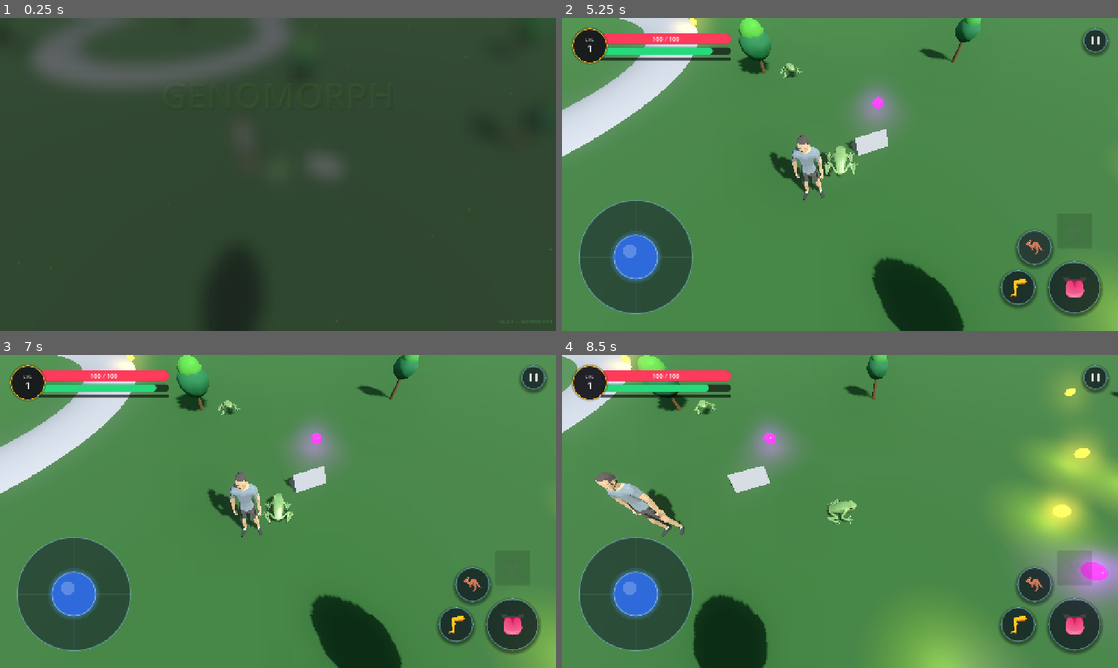
Above: before the commit, frames 1-4 (two rows, left to right).
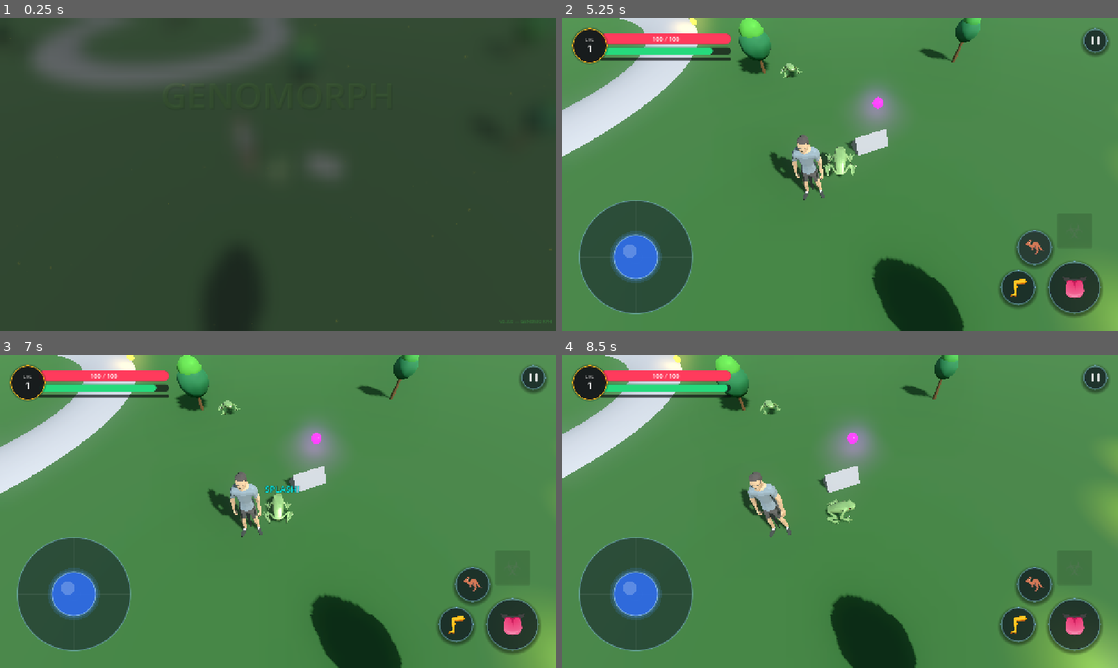
Above: after the commit, the same moments.

Repository: TradsKraken/GENOMORPH-
Game: Godot game, scene res://ui/main_menu.tscn
Two runs of this game, one before a commit and one after it. Both use one fixed random seed, a clock stepped at 60 frames per second and the inputs below.
Inputs (mouse positions are in pixels of both pictures, inside the frame that each line leads up to):
- Up to frame 1 (0.25 s): no input
- Up to frame 2 (5.25 s): tap Enter (ui_accept) at 0.5 s; move the mouse to (962, 158) at 0.52 s; hold Right (ui_right) 0.53-1.25 s; hold Enter (ui_accept) 0.53-1.25 s; click (962, 158) at 0.67 s; click "PLAY GAME" at 1.25 s; click "PLAY GAME" at 2 s; drag from (728, 190) to (812, 237) at 2.77 s; click "👅" at 3.5 s; click "🦵" at 4.25 s; click "🦘" at 5 s
- Up to frame 3 (7 s): click (533, 376) at 5.75 s; click "Resume Game" at 6.5 s
- Up to frame 4 (8.5 s): move the mouse to (895, 442) at 7.27 s; hold Right (ui_right) 7.28-8 s; hold Enter (ui_accept) 7.28-8 s; click (895, 442) at 7.42 s; drag from (812, 574) to (673, 464) at 8.02 s

The runs differ from the first frame. In frame 2, 0.1% of the frame differs, in the area x 45-54%, y 40-51%; in frame 3, 0.1%; in frame 4, 28%, in the area x 0-100%, y 0-100%.

Commit message:
feat: implement enemy swarm system with spawner and basic mosquito behaviors

Diff:
--- /dev/null
+++ b/enemies/enemy_base.gd
@@ -0,0 +1,68 @@
+class_name EnemyBase
+extends CharacterBody3D
+
+@export var max_health: float = 50.0
+@export var speed: float = 2.0
+@export var exp_value: float = 10.0
+
+var health: float
+var is_dead: bool = false
+var target: Node3D = null
+
+func _ready() -> void:
+	health = max_health
+	add_to_group("enemies")
+
+	# Find player target
+	var players = get_tree().get_nodes_in_group("player")
+	if players.size() > 0:
+		target = players[0]
+
+func take_damage(amount: float) -> void:
+	if is_dead:
+		return
+
+	health -= amount
+	_show_damage_text(amount)
+
+	if health <= 0:
+		die()
+
+func die() -> void:
+	if is_dead: return
+	is_dead = true
+
+	_spawn_exp_orb()
+	queue_free()
+
+func _physics_process(delta: float) -> void:
+	if is_dead:
+		return
+
+	# Retarget if needed
+	if target == null:
+		var players = get_tree().get_nodes_in_group("player")
+		if players.size() > 0:
+			target = players[0]
+
+	_process_movement(delta)
+
+# Virtual function to be overridden by subclasses
+func _process_movement(_delta: float) -> void:
+	pass
+
+func _spawn_exp_orb() -> void:
+	var exp_script = load("res://levels/exp_orb.gd")
+	if exp_script:
+		var orb = Area3D.new()
+		orb.set_script(exp_script)
+		orb.global_position = global_position
+		get_tree().current_scene.call_deferred("add_child", orb)
+
+func _show_damage_text(amount: float) -> void:
+	var hud := get_tree().get_first_node_in_group("hud")
+	if hud and hud.has_method("show_float_text"):
+		var cam := get_viewport().get_camera_3d()
+		if cam:
+			var scr := cam.unproject_position(global_position + Vector3(0, 1.0, 0))
+			hud.show_float_text(str(round(amount)), scr, Color.WHITE)
--- /dev/null
+++ b/enemies/enemy_spawner.gd
@@ -0,0 +1,57 @@
+class_name EnemySpawner
+extends Node3D
+
+@export var enemy_scene: PackedScene
+@export var respawn_delay: float = 3.0
+
+## Set to 0 for infinite spawns. Set to a positive number (e.g. 3) to clear a nest after 3 kills.
+@export var max_spawns: int = 0
+
+var _spawn_count: int = 0
+var _current_enemy: Node3D = null
+
+func _ready() -> void:
+	_spawn_enemy()
+
+func _spawn_enemy() -> void:
+	if enemy_scene == null:
+		return
+
+	# Check if we reached the maximum spawn limit for this nest
+	if max_spawns > 0 and _spawn_count >= max_spawns:
+		_on_nest_cleared()
+		return
+
+	_current_enemy = enemy_scene.instantiate()
+	_current_enemy.global_position = global_position
+	get_tree().current_scene.call_deferred("add_child", _current_enemy)
+
+	_spawn_count += 1
+
+	# Listen for when the enemy is destroyed (killed)
+	_current_enemy.tree_exited.connect(_on_enemy_died)
+
+func _on_enemy_died() -> void:
+	# If the level is reloading, the spawner is not in the tree anymore, so ignore it
+	if not is_inside_tree():
+		return
+
+	var tree = get_tree()
+	if tree == null:
+		return
+
+	# Start respawn timer
+	var timer = tree.create_timer(respawn_delay)
+	timer.timeout.connect(_spawn_enemy)
+
+func _on_nest_cleared() -> void:
+	# Give the player visual feedback that the nest is completely destroyed
+	var hud := get_tree().get_first_node_in_group("hud")
+	if hud and hud.has_method("show_float_text"):
+		var cam := get_viewport().get_camera_3d()
+		if cam:
+			var scr := cam.unproject_position(global_position + Vector3(0, 2.0, 0))
+			hud.show_float_text("NEST CLEARED!", scr, Color.GREEN)
+
+	# The nest is dead, remove the spawner
+	queue_free()
--- /dev/null
+++ b/enemies/enemy_spawner.tscn
@@ -0,0 +1,6 @@
+[gd_scene format=3 uid="uid://b5e3g6b4h2p1"]
+
+[ext_resource type="Script" path="res://enemies/enemy_spawner.gd" id="1_spwn"]
+
+[node name="EnemySpawner" type="Node3D"]
+script = ExtResource("1_spwn")
--- /dev/null
+++ b/enemies/mosquito_swarm.gd
@@ -0,0 +1,48 @@
+class_name MosquitoSwarm
+extends EnemyBase
+
+@export var damage_per_second: float = 5.0
+@export var attack_range: float = 2.0
+
+var _attack_timer: float = 0.0
+
+func _ready() -> void:
+	super._ready()
+	# Override base values
+	max_health = 100.0
+	health = max_health
+	speed = 2.0
+	exp_value = 15.0
+
+func _process_movement(delta: float) -> void:
+	if target == null:
+		return
+
+	var dist = global_position.distance_to(target.global_position)
+
+	# Move towards target
+	if dist > attack_range * 0.9:
+		var dir = global_position.direction_to(target.global_position)
+		# Keep it somewhat level, mosquitoes fly a bit above ground
+		dir.y = 0
+		dir = dir.normalized()
+
+		# Slight vertical bobbing
+		var target_y = target.global_position.y + 1.0
+		var y_diff = target_y - global_position.y
+		velocity = Vector3(dir.x * speed, y_diff * 2.0, dir.z * speed)
+
+		move_and_slide()
+	else:
+		# Stop pushing the player once in attack range
+		velocity = Vector3.ZERO
+
+	# Attack logic
+	if dist <= attack_range:
+		_attack_timer += delta
+		if _attack_timer >= 1.0:
+			_attack_timer = 0.0
+			if target.has_method("take_damage"):
+				target.take_damage(damage_per_second)
+	else:
+		_attack_timer = 0.0
--- /dev/null
+++ b/enemies/mosquito_swarm.tscn
@@ -0,0 +1,28 @@
+[gd_scene load_steps=5 format=3 uid="uid://mosquito12345"]
+
+[ext_resource type="Script" path="res://enemies/mosquito_swarm.gd" id="1_mosq"]
+
+[sub_resource type="SphereShape3D" id="SphereShape3D_mosq"]
+radius = 0.8
+
+[sub_resource type="StandardMaterial3D" id="StandardMaterial3D_mosq"]
+transparency = 1
+albedo_color = Color(0.121569, 0.121569, 0.121569, 0.752941)
+metallic = 0.5
+roughness = 0.8
+
+[sub_resource type="SphereMesh" id="SphereMesh_mosq"]
+material = SubResource("StandardMaterial3D_mosq")
+radius = 0.8
+height = 1.6
+
+[node name="MosquitoSwarm" type="CharacterBody3D"]
+collision_layer = 4
+collision_mask = 7
+script = ExtResource("1_mosq")
+
+[node name="CollisionShape3D" type="CollisionShape3D" parent="."]
+shape = SubResource("SphereShape3D_mosq")
+
+[node name="MeshInstance3D" type="MeshInstance3D" parent="."]
+mesh = SubResource("SphereMesh_mosq")
--- a/levels/node_3d.tscn
+++ b/levels/node_3d.tscn
@@ -3,12 +3,14 @@
 [ext_resource type="Script" uid="uid://61raa3sdio51" path="res://levels/camera_3d.gd" id="1_a202f"]
 [ext_resource type="Script" uid="uid://y5iqc4ir2acj" path="res://tools/auto_collision.gd" id="1_ysmlf"]
 [ext_resource type="Script" uid="uid://ducc3imx6yxhg" path="res://levels/npc_frog.gd" id="2_fhumt"]
+[ext_resource type="PackedScene" uid="uid://3k43c2xdhhuu" path="res://enemies/mosquito_swarm.tscn" id="2_nap4l"]
 [ext_resource type="PackedScene" uid="uid://ea7e13ofj3cp" path="res://player/player.tscn" id="2_player"]
 [ext_resource type="Script" uid="uid://c4or157xwuy2k" path="res://ui/virtual_joystick.gd" id="3_joystick"]
 [ext_resource type="Script" uid="uid://1tkj0fahqgl2" path="res://levels/tree_spawner.gd" id="4_tree_spawner"]
 [ext_resource type="Script" uid="uid://doyuennmlsgvu" path="res://tools/perf_hud.gd" id="5_perf_hud"]
 [ext_resource type="PackedScene" uid="uid://dspfn6lejrk6i" path="res://player/player_(clap).tscn" id="6_qraxk"]
 [ext_resource type="PackedScene" uid="uid://drm37ehmomxl3" path="res://player/Frog.tscn" id="7_4b24i"]
+[ext_resource type="PackedScene" uid="uid://b5e3g6b4h2p1" path="res://enemies/enemy_spawner.tscn" id="10_q5bw4"]
 
 [sub_resource type="ProceduralSkyMaterial" id="ProceduralSkyMaterial_1"]
 
@@ -2871,3 +2873,7 @@
 
 [node name="Human (Clap)" parent="." unique_id=1938706111 instance=ExtResource("6_qraxk")]
 transform = Transform3D(1, 0, 0, 0, 1, 0, 0, 0, 1, -1.6390772, 0.015337229, 1.3138075)
+
+[node name="EnemySpawner" parent="." unique_id=473286899 instance=ExtResource("10_q5bw4")]
+transform = Transform3D(1, 0, 0, 0, 1, 0, 0, 0, 1, -39.388798, 0.00012207031, -12.80444)
+enemy_scene = ExtResource("2_nap4l")
--- a/player/player.gd
+++ b/player/player.gd
@@ -59,6 +59,12 @@
 
 ## Reference to the on-screen virtual joystick (found at runtime via group).
 var _joystick = null
+
+# ── Splashdown Jump State ────────────────────────────────────────────────────
+var is_aiming_jump: bool = false
+var is_jumping: bool = false
+var jump_target_pos: Vector3 = Vector3.ZERO
+var _reticle: MeshInstance3D
 
 # ── Lifecycle ────────────────────────────────────────────────────────────────
 
@@ -68,6 +74,8 @@
 		InputMap.add_action("attack")
 	# Defer joystick lookup so the entire scene tree is ready first.
 	call_deferred("_find_joystick")
+
+	_build_reticle()
 
 	if animation_player == null:
 		animation_player = _find_animation_player(self)
@@ -86,6 +94,27 @@
 			return result
 	return null
 
+func _build_reticle() -> void:
+	_reticle = MeshInstance3D.new()
+	var cyl = CylinderMesh.new()
+	cyl.top_radius = 2.5
+	cyl.bottom_radius = 2.5
+	cyl.height = 0.2
+	_reticle.mesh = cyl
+
+	var mat = StandardMaterial3D.new()
+	mat.albedo_color = Color(0.2, 0.6, 1.0, 0.5)
+	mat.transparency = BaseMaterial3D.TRANSPARENCY_ALPHA
+	mat.shading_mode = BaseMaterial3D.SHADING_MODE_UNSHADED
+	_reticle.material_override = mat
+
+	_reticle.visible = false
+	# Add to main scene so it ignores player rotation/scale
+	call_deferred("_add_reticle_to_scene")
+
+func _add_reticle_to_scene() -> void:
+	get_tree().current_scene.add_child(_reticle)
+
 
 func _find_joystick() -> void:
 	var sticks := get_tree().get_nodes_in_group("joystick")
@@ -115,7 +144,10 @@
 	var direction := Vector3(raw_input.x, 0.0, raw_input.y).normalized()
 
 	# ── Movement / Walking ────────────────────────────────────────────────────
-	if direction != Vector3.ZERO:
+	if is_aiming_jump:
+		velocity.x = move_toward(velocity.x, 0.0, friction * 5.0 * delta)
+		velocity.z = move_toward(velocity.z, 0.0, friction * 5.0 * delta)
+	elif direction != Vector3.ZERO:
 		if is_on_floor():
 			var current_speed := speed
 			var current_accel := acceleration
@@ -149,36 +181,146 @@
 		var max_step := deg_to_rad(rotation_speed) * delta
 		rotation.y = rotate_toward(current_angle, target_angle, max_step)
 
-	# ── Jumping ──────────────────────────────────────────────────────────────
-	if Input.is_action_pressed("ui_accept") and is_on_floor() and PlayerData.use_stamina(jump_stamina_cost):
-		velocity.y = jump_velocity
-		if direction != Vector3.ZERO:
-			# Jump forward in the movement direction (true frog leap)
-			velocity.x = direction.x * (speed * 4.0)
-			velocity.z = direction.z * (speed * 4.0)
-		else:
-			# Jump straight up
-			velocity.x = 0.0
-			velocity.z = 0.0
-
-		if animation_player:
-			animation_player.stop() # Force the animation to restart from the beginning for the big leap
-
 	# ── Attacking ────────────────────────────────────────────────────────────
 	if Input.is_action_just_pressed("attack"):
 		_attack()
 
+	var was_on_floor = is_on_floor()
 	move_and_slide()
+	var just_landed = is_on_floor() and not was_on_floor
+
+	if just_landed and is_jumping:
+		is_jumping = false
+		_trigger_splashdown_aoe()
 
 	# ── Animation state machine ──────────────────────────────────────────────
 	_update_animation(direction)
 
 
 # ── Combat ───────────────────────────────────────────────────────────────────
+
+func take_damage(amount: float) -> void:
+	PlayerData.take_damage(amount)
+	# Give some visual feedback when hit
+	var hud := get_tree().get_first_node_in_group("hud")
+	if hud and hud.has_method("show_float_text"):
+		var cam := get_viewport().get_camera_3d()
+		if cam:
+			var scr := cam.unproject_position(global_position + Vector3(0, 1.5, 0))
+			hud.show_float_text("-" + str(roundi(amount)), scr, Color.RED)
+
+	if PlayerData.health <= 0:
+		# Player death logic: Reset health then reload scene
+		PlayerData.health = PlayerData.max_health
+		get_tree().reload_current_scene()
+
+# ── Splashdown Jump Mechanics ────────────────────────────────────────────────
+
+func start_aiming_jump() -> void:
+	if not is_on_floor() or is_jumping: return
+	is_aiming_jump = true
+	_reticle.visible = true
+	_reticle.global_position = global_position
+	jump_target_pos = global_position
+
+func update_aim_jump(drag_vec: Vector2, is_cancelled: bool = false) -> void:
+	if not is_aiming_jump: return
+	var aim_range = 8.0
+	var offset = Vector3(drag_vec.x, 0, drag_vec.y) * aim_range
+	jump_target_pos = global_position + offset
+	jump_target_pos.y = global_position.y
+	_reticle.global_position = jump_target_pos
+
+	var mat = _reticle.material_override as StandardMaterial3D
+	if mat:
+		if is_cancelled:
+			mat.albedo_color = Color(1.0, 0.2, 0.2, 0.5) # Turn red if cancelling
+		else:
+			mat.albedo_color = Color(0.2, 0.6, 1.0, 0.5) # Normal blue
+
+func cancel_aiming_jump() -> void:
+	if not is_aiming_jump: return
+	is_aiming_jump = false
+	_reticle.visible = false
+
+	var hud := get_tree().get_first_node_in_group("hud")
+	if hud and hud.has_method("show_float_text"):
+		var cam := get_viewport().get_camera_3d()
+		if cam:
+			var scr := cam.unproject_position(global_position + Vector3(0, 1.5, 0))
+			hud.show_float_text("CANCELLED", scr, Color(0.7, 0.7, 0.7))
+
+func execute_splash_jump(is_quick_tap: bool) -> void:
+	if not is_aiming_jump: return
+	is_aiming_jump = false
+	_reticle.visible = false
+
+	if not is_on_floor() or not PlayerData.use_stamina(jump_stamina_cost):
+		return
+
+	is_jumping = true
+
+	if is_quick_tap:
+		velocity.x = 0.0
+		velocity.z = 0.0
+		velocity.y = jump_velocity
+	else:
+		var dist = global_position.distance_to(jump_target_pos)
+		var t = 0.8 # Fixed hang time
+		velocity.y = (gravity * t) / 2.0
+
+		var dir = global_position.direction_to(jump_target_pos)
+		var h_speed = dist / t
+		velocity.x = dir.x * h_speed
+		velocity.z = dir.z * h_speed
+
+		rotation.y = atan2(dir.x, dir.z)
+
+	if animation_player:
+		animation_player.stop()
+
+func _trigger_splashdown_aoe() -> void:
+	var splash_radius = 4.5
+	var splash_damage = 25.0
+
+	# Visual feedback
+	var hud := get_tree().get_first_node_in_group("hud")
+	if hud and hud.has_method("show_float_text"):
+		var cam := get_viewport().get_camera_3d()
+		if cam:
+			var scr := cam.unproject_position(global_position + Vector3(0, 1.5, 0))
+			hud.show_float_text("SPLASH!", scr, Color.CYAN)
+
+	for enemy in get_tree().get_nodes_in_group("enemies"):
+		if enemy.has_method("take_damage") and not enemy.is_dead:
+			var dist = global_position.distance_to(enemy.global_position)
+			if dist <= splash_radius:
+				enemy.take_damage(splash_damage)
 
 func _attack() -> void:
 	if animation_player:
 		animation_player.play("FrogArmature|Frog_Attack", 0.1)
+
+	# MVP Attack Logic: Damage closest enemy in front
+	var attack_range = 4.0
+	var damage = 5.0
+	var closest_enemy = null
+	var closest_dist = attack_range
+
+	for enemy in get_tree().get_nodes_in_group("enemies"):
+		if enemy.has_method("take_damage") and not enemy.is_dead:
+			var dist = global_position.distance_to(enemy.global_position)
+			if dist < closest_dist:
+				closest_enemy = enemy
+				closest_dist = dist
+
+	if closest_enemy:
+		# Auto-aim: Snap rotation to face the target
+		var to_enemy = global_position.direction_to(closest_enemy.global_position)
+		rotation.y = atan2(to_enemy.x, to_enemy.z)
+
+		# Deal damage
+		closest_enemy.take_damage(damage)
 
 	var hud := get_tree().get_first_node_in_group("hud")
 	if hud and hud.has_method("show_float_text"):
--- a/project.godot
+++ b/project.godot
@@ -11,7 +11,7 @@
 [application]
 
 config/name="GENOMORPH"
-config/version="0.2.1"
+config/version="0.3.0"
 run/main_scene="res://ui/main_menu.tscn"
 config/features=PackedStringArray("4.7", "Mobile")
 config/icon="res://assets/icon.svg"
--- a/ui/hud.gd
+++ b/ui/hud.gd
@@ -27,6 +27,7 @@
 var _skill1_btn: Button
 var _jump_btn:   Button
 var _skill3_btn: Button
+var _cancel_zone: Label
 var _menu_btn:   Button
 var _menu_panel: PanelContainer
 var _menu_open:  bool = false
@@ -45,6 +46,7 @@
 
 	_build_player_status()
 	_build_action_buttons()
+	_build_cancel_zone()
 	_build_menu_panel()
 	_connect_signals()
 
@@ -168,8 +170,7 @@
 	_jump_btn.offset_bottom = -152
 	_jump_btn.offset_left   = -232
 	_jump_btn.offset_top    = -232
-	_jump_btn.button_down.connect(func(): Input.action_press("ui_accept"))
-	_jump_btn.button_up.connect(func():   Input.action_release("ui_accept"))
+	_jump_btn.gui_input.connect(_on_jump_btn_input)
 	_root.add_child(_jump_btn)
 
 	# 4. Skill 3 Button (Cutaneous Respiration - Ultimate)
@@ -261,6 +262,101 @@
 	_root.add_child(_menu_panel)
 
 
+# ── Cancel Zone ───────────────────────────────────────────────────────────────
+
+func _build_cancel_zone() -> void:
+	_cancel_zone = Label.new()
+	_cancel_zone.text = "X\nCANCEL"
+	_cancel_zone.horizontal_alignment = HORIZONTAL_ALIGNMENT_CENTER
+	_cancel_zone.vertical_alignment = VERTICAL_ALIGNMENT_CENTER
+	_cancel_zone.add_theme_font_size_override("font_size", 14) # Smaller font prevents stretching
+
+	_cancel_zone.custom_minimum_size = Vector2(80, 80)
+
+	# Lock all 4 anchors to the top right to strictly enforce the 80x80 size
+	_cancel_zone.set_anchor(SIDE_RIGHT, 1.0)
+	_cancel_zone.set_anchor(SIDE_TOP, 0.0)
+	_cancel_zone.set_anchor(SIDE_LEFT, 1.0)
+	_cancel_zone.set_anchor(SIDE_BOTTOM, 0.0)
+
+	_cancel_zone.offset_right = -152
+	_cancel_zone.offset_left = -232 # perfectly aligned vertically with Skill 2
+	_cancel_zone.offset_top = 100
+	_cancel_zone.offset_bottom = 180 # exactly 80 tall
+
+	var bg = StyleBoxFlat.new()
+	bg.bg_color = Color(0.8, 0.1, 0.1, 0.6)
+	bg.set_corner_radius_all(40) # Half of 80 = perfect circle
+	bg.border_color = Color(1, 0.3, 0.3, 1)
+	bg.set_border_width_all(3)
+	_cancel_zone.add_theme_stylebox_override("normal", bg)
+
+	_cancel_zone.visible = false
+	_root.add_child(_cancel_zone)
+
+
+# ── Action Button Logic ───────────────────────────────────────────────────────
+
+var _is_aiming_jump: bool = false
+var _jump_start_pos: Vector2
+
+func _on_jump_btn_input(event: InputEvent) -> void:
+	var player = get_tree().get_first_node_in_group("player")
+	if player == null: return
+
+	if event is InputEventScreenTouch or (event is InputEventMouseButton and event.button_index == MOUSE_BUTTON_LEFT):
+		if event.is_pressed():
+			_is_aiming_jump = true
+			_jump_start_pos = event.position
+			if _cancel_zone: _cancel_zone.visible = true
+			if player.has_method("start_aiming_jump"):
+				player.start_aiming_jump()
+		else:
+			if _is_aiming_jump:
+				_is_aiming_jump = false
+				if _cancel_zone: _cancel_zone.visible = false
+
+				# Check visual cancel zone intersection
+				var is_cancelled = false
+				var global_touch_pos = _jump_btn.get_global_position() + event.position
+				if _cancel_zone and _cancel_zone.get_global_rect().has_point(global_touch_pos):
+					is_cancelled = true
+
+				if is_cancelled:
+					if player.has_method("cancel_aiming_jump"):
+						player.cancel_aiming_jump()
+				else:
+					var drag_dist = event.position.distance_to(_jump_start_pos)
+					var is_quick_tap = drag_dist < 20.0
+					if player.has_method("execute_splash_jump"):
+						player.execute_splash_jump(is_quick_tap)
+
+	elif event is InputEventScreenDrag or (event is InputEventMouseMotion and _is_aiming_jump):
+		if _is_aiming_jump:
+			var is_cancelled = false
+			var global_touch_pos = _jump_btn.get_global_position() + event.position
+			if _cancel_zone and _cancel_zone.get_global_rect().has_point(global_touch_pos):
+				is_cancelled = true
+
+			# Highlight cancel zone when hovering
+			if _cancel_zone:
+				var bg = _cancel_zone.get_theme_stylebox("normal") as StyleBoxFlat
+				if is_cancelled:
+					bg.bg_color = Color(1.0, 0.2, 0.2, 0.95)
+					bg.set_border_width_all(6)
+				else:
+					bg.bg_color = Color(0.8, 0.1, 0.1, 0.6)
+					bg.set_border_width_all(3)
+
+			var max_drag = 80.0
+			var drag_vec = (event.position - _jump_start_pos) / max_drag
+			if drag_vec.length() > 1.0:
+				drag_vec = drag_vec.normalized()
+
+			var mapped_vec = Vector2(drag_vec.x, drag_vec.y)
+			if player.has_method("update_aim_jump"):
+				player.update_aim_jump(mapped_vec, is_cancelled)
+
 # ── Signals ───────────────────────────────────────────────────────────────────
 
 func _connect_signals() -> void:
Not shown, added: enemies/enemy_base.gd.uid
Not shown, added: enemies/enemy_spawner.gd.uid
Not shown, added: enemies/mosquito_swarm.gd.uid
Not shown, changed: export_presets.cfg
